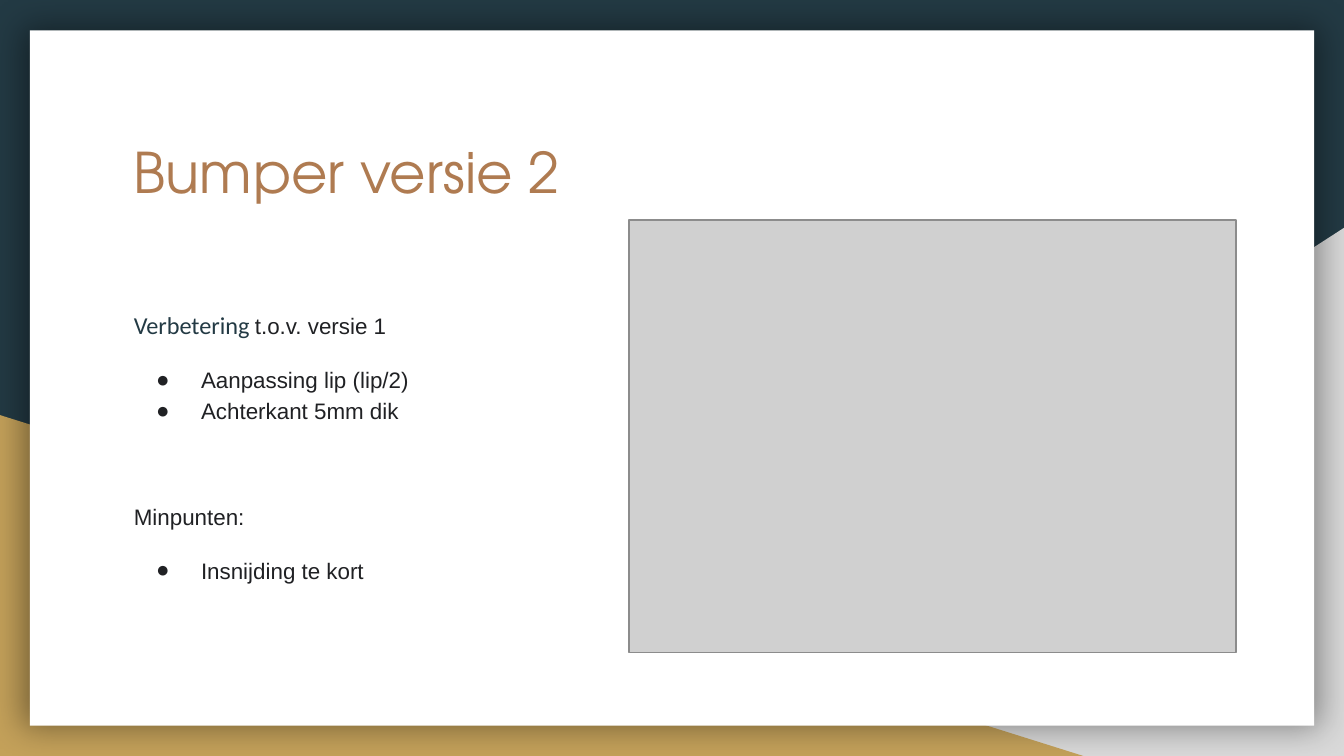
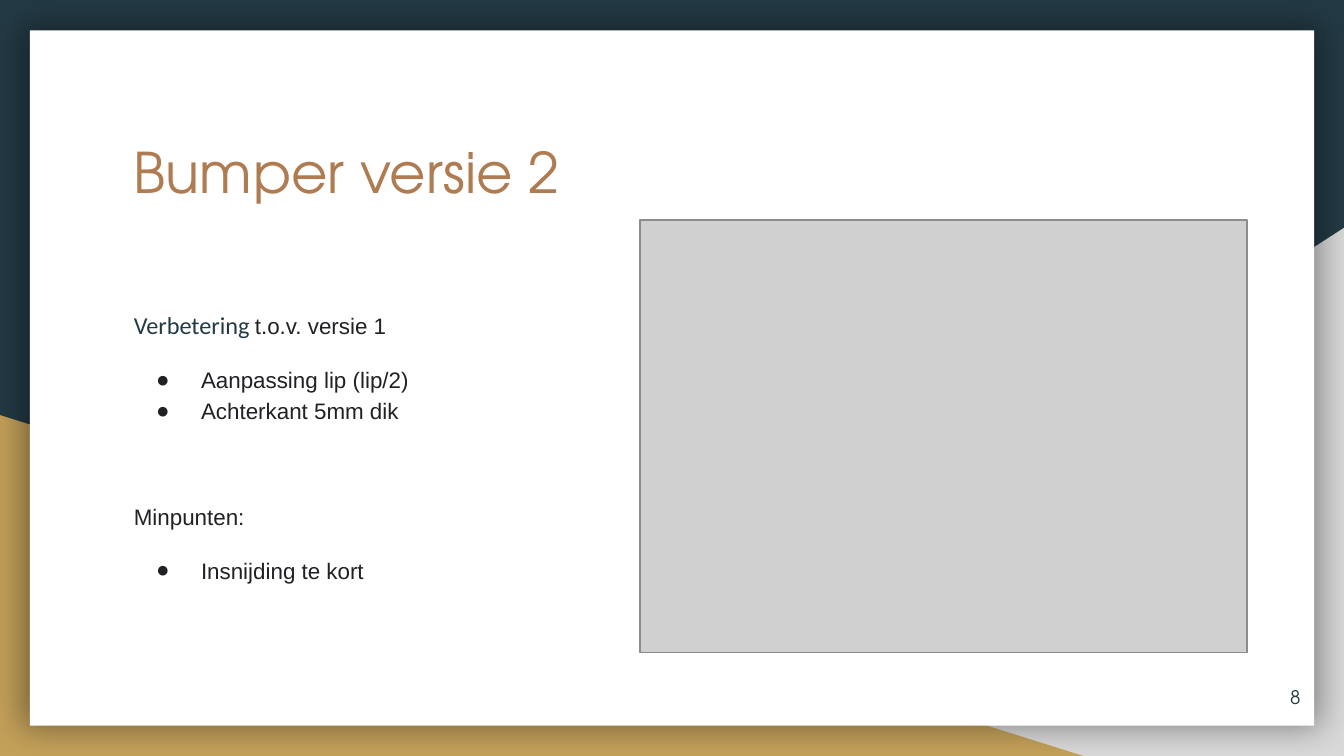
Before and after one commit to 12003586/PEM-3D-printer, a slide deck: slide 8 of PEM_3D_Printer_Presentatie_2223.pptx. Drawn at 1344x756 pixels with LibreOffice and Linux fonts; fonts in the diff are those of the drawing; grey boxes stand for pictures. Boxes give left, top, right and bottom in pixels: in the first picture for what was removed or moved away, otherwise in the second. Text is boxed around its words. In the diff, an @@ line names an element or a change of style, - is before the commit and + after.

```diff
--- a/PEM_3D_Printer_Presentatie_2223.pptx
+++ b/PEM_3D_Printer_Presentatie_2223.pptx
@@ picture moved from (x1=629, y1=220, x2=1236, y2=653) to (x1=640, y1=220, x2=1247, y2=653) @@
@@ page number added at (x1=1290, y1=690, x2=1300, y2=705), 10 pt, text #233A44 @@
+8
```
Also in this commit, not shown: 17 other slides changed, 1 slide added, 1 slide removed, 1 other file.
